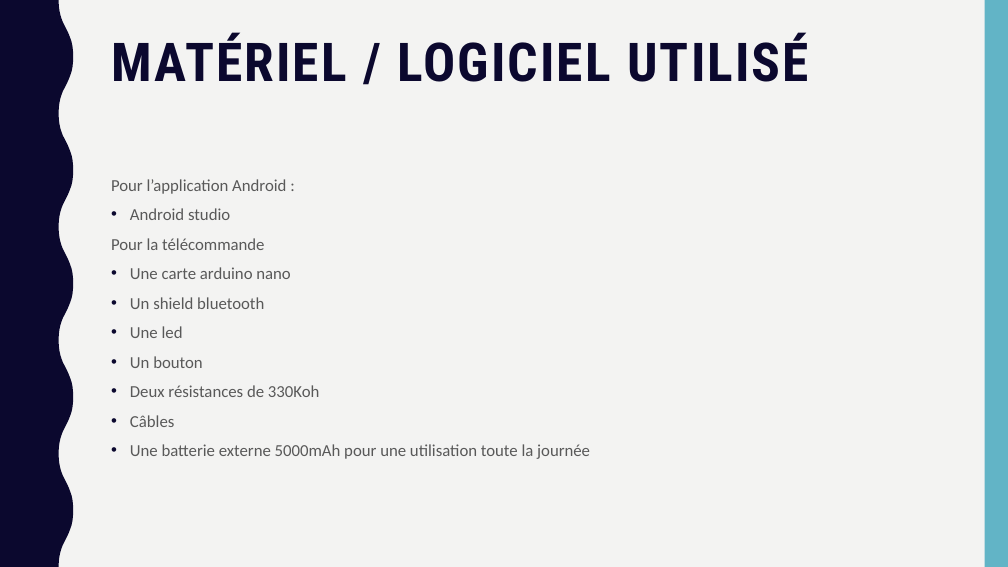
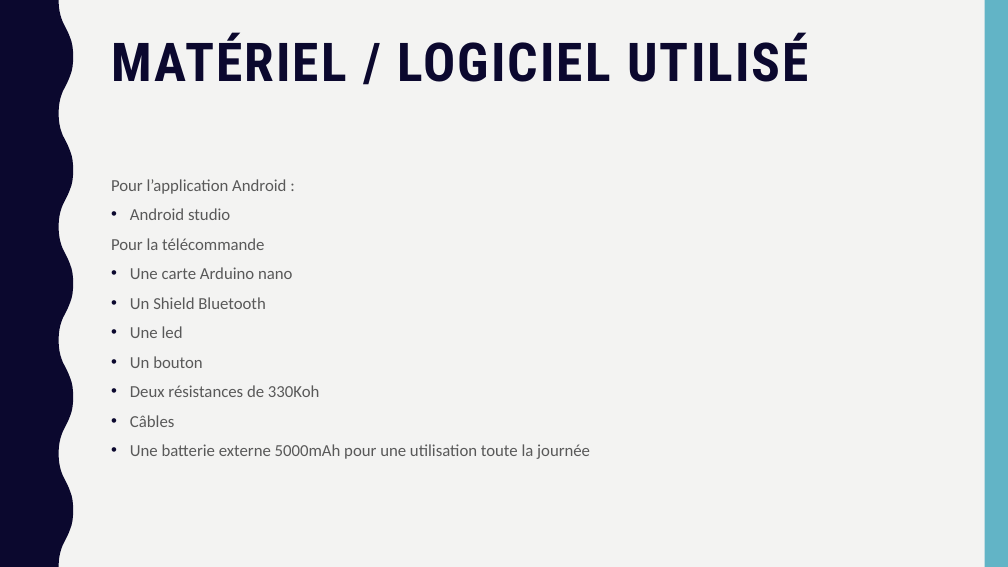
Before and after one commit to PandaPoPy/arduino_thinkcode, a slide deck: slide 3 of cours/Irondelle.pptx. Drawn at 1008x567 pixels with LibreOffice and Linux fonts; fonts in the diff are those of the drawing. Boxes give left, top, right and bottom in pixels: in the first picture for what was removed or moved away, otherwise in the second. Text is boxed around its words. In the diff, an @@ line names an element or a change of style, - is before the commit and + after.

```diff
--- a/cours/Irondelle.pptx
+++ b/cours/Irondelle.pptx
@@ text at bbox=[130, 267, 292, 309]: text changed @@
-• Une carte arduino nano
-• Un shield bluetooth
+• Une carte Arduino nano
+• Un Shield Bluetooth
```
Also in this commit, not shown: 1 other slide changed, 3 slides added, 2 other files.
